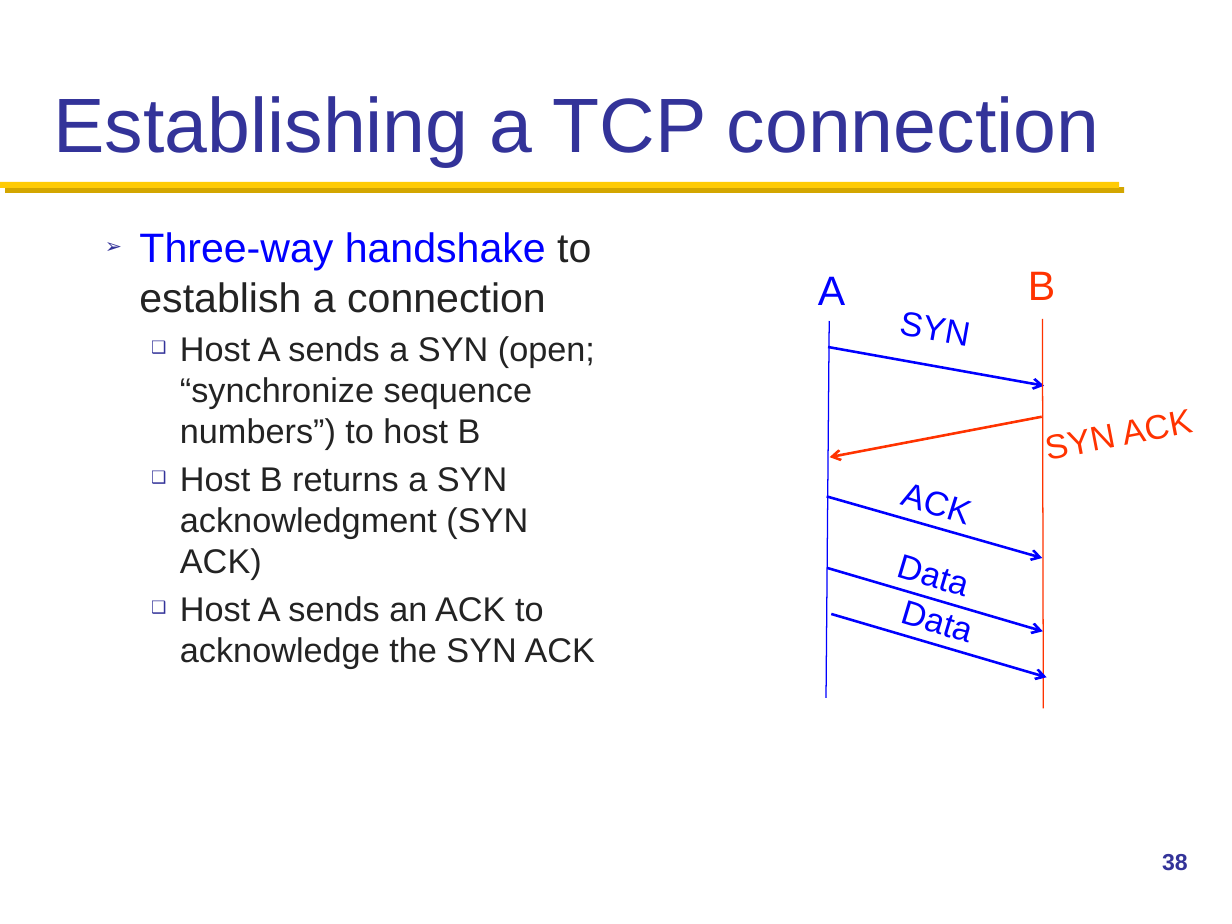
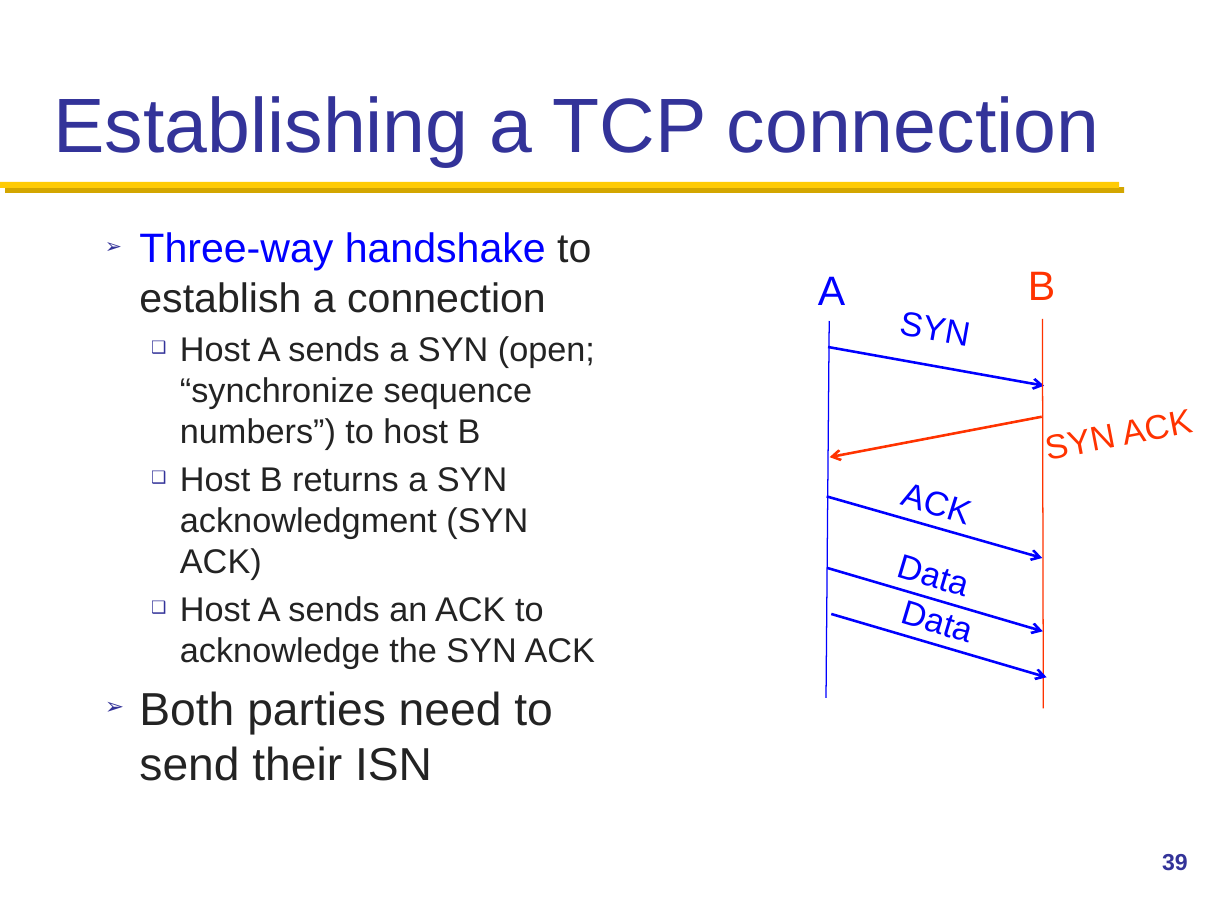
Before and after one commit to henryhxu/CSCI4430-ESTR4120, a slide deck: slide 39 of lec/lec7.pptx (slide 38 before the commit). Drawn at 1232x924 pixels with LibreOffice and Linux fonts; fonts in the diff are those of the drawing. Boxes give left, top, right and bottom in pixels: in the first picture for what was removed or moved away, otherwise in the second. Text is boxed around its words. In the diff, an @@ line names an element or a change of style, - is before the commit and + after.

```diff
--- a/lec/lec7.pptx
+++ b/lec/lec7.pptx
@@ text at [139,691,553,781]: paragraph added @@
+➢ Both parties need to send their ISN
@@ page number at [1162,854,1188,871]: text changed @@
-38
+39
```
Also in this commit, not shown: 10 other slides changed, 2 slides added.
